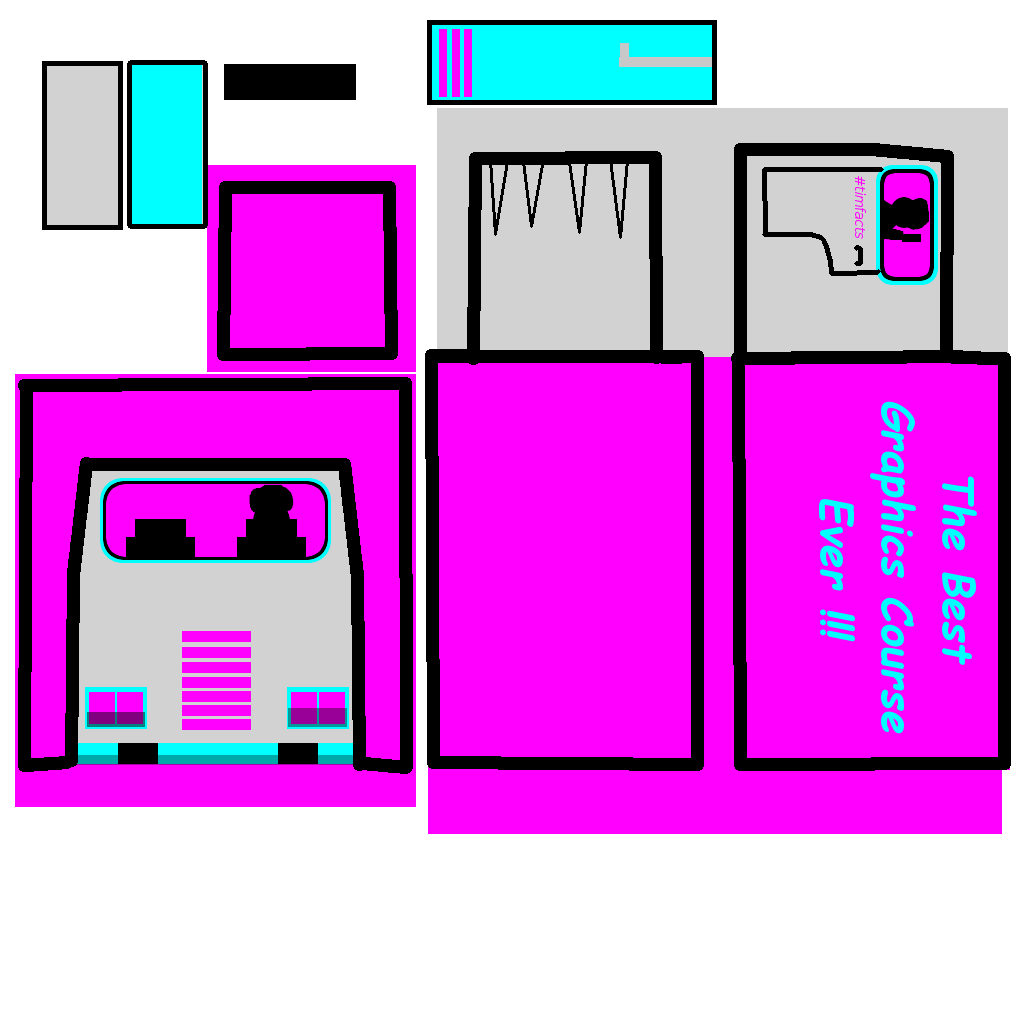
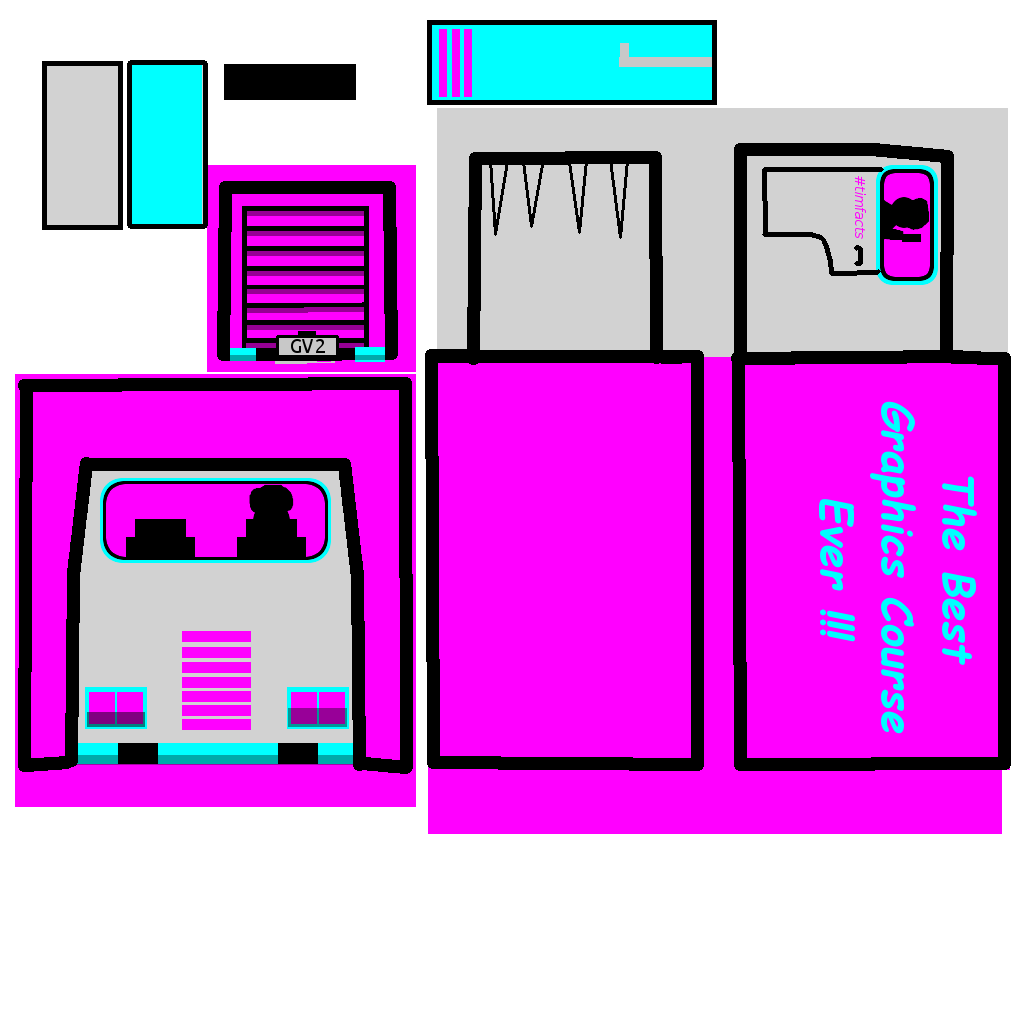
Before/after of a (1024, 1024) layered artwork. What changed in the layer stack:
added layer "GV2" above "Layer" over [left=291, top=339, right=325, bottom=353]
painted on "Layer" over [left=230, top=206, right=385, bottom=364]
